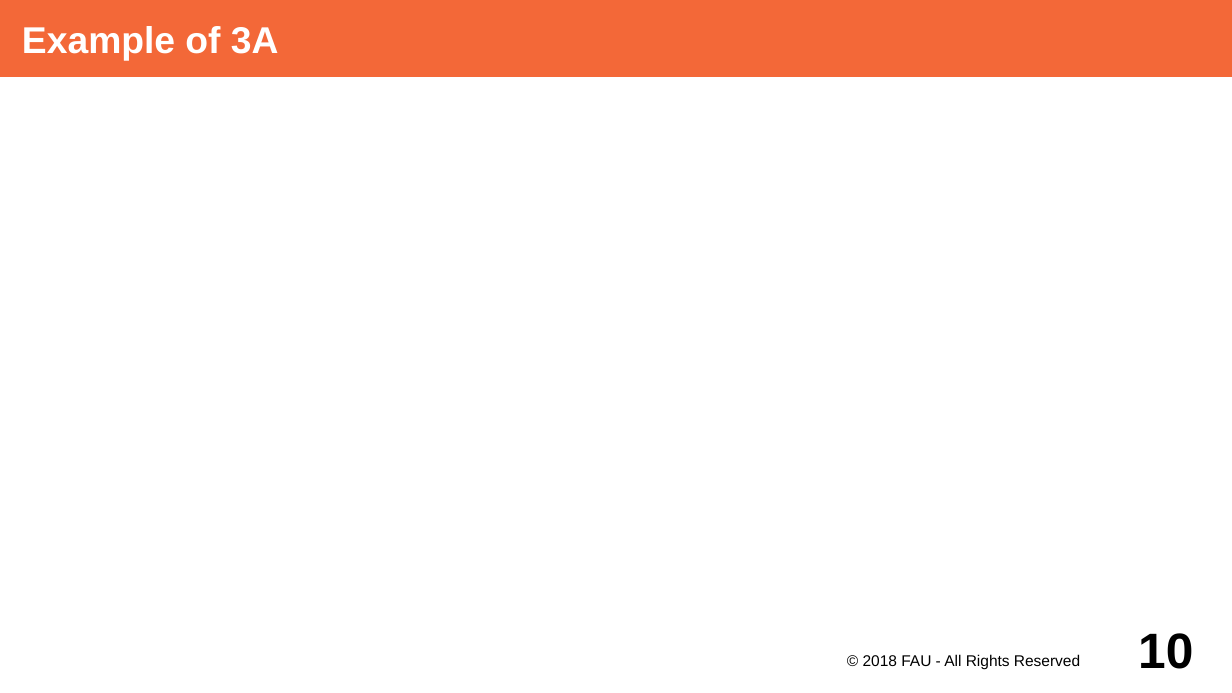
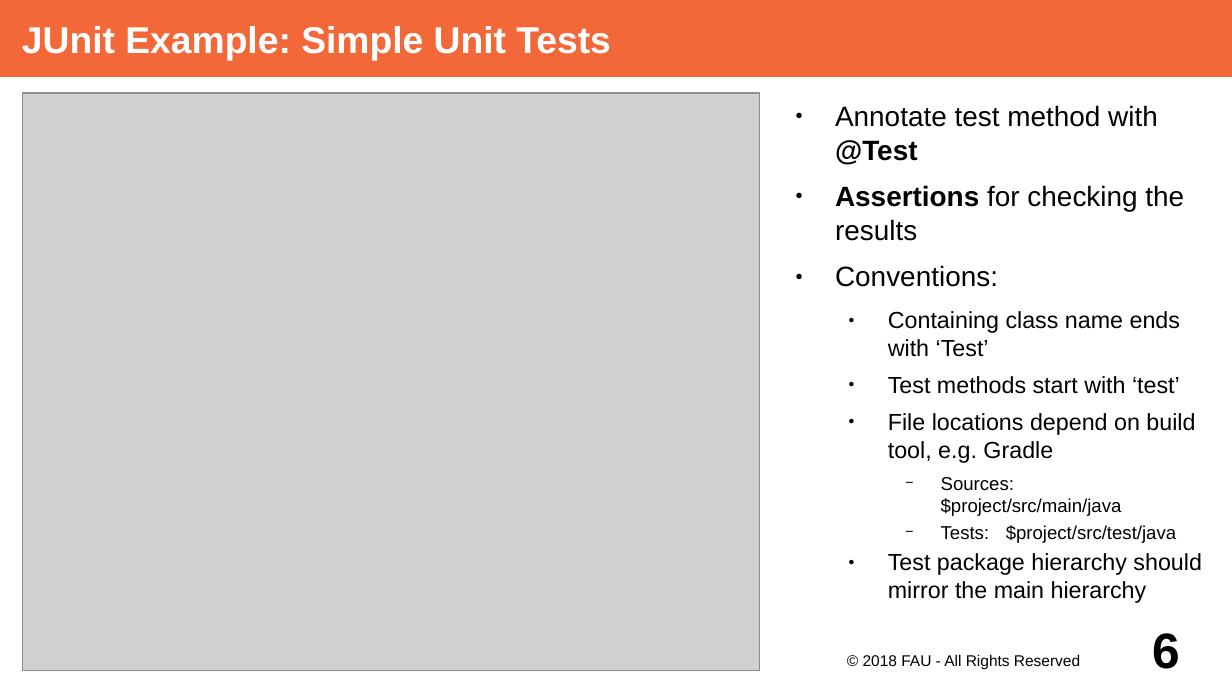
Before and after one commit to dirkriehle/adap-course, a slide deck: slide 6 of Lecture Slides/ADAP B02- Unit Testing with JUnit.odp (slide 10 before the commit). Drawn at 1232x693 pixels with LibreOffice and Linux fonts; fonts in the diff are those of the drawing; grey boxes stand for pictures. Boxes give left, top, right and bottom in pixels: in the first picture for what was removed or moved away, otherwise in the second. Text is boxed around its words. In the diff, an @@ line names an element or a change of style, - is before the commit and + after.

Commit message:
Static setup and teardown with JUnit

```diff
--- a/Lecture Slides/ADAP B02- Unit Testing with JUnit.odp
+++ b/Lecture Slides/ADAP B02- Unit Testing with JUnit.odp
@@ title at [22,26,611,61]: text changed @@
-Example of 3A
+JUnit Example: Simple Unit Tests
@@ picture added at [22,93,760,671] @@
@@ text added at [835,105,1202,603], 15 pt, text #000000 @@
+● Annotate test method with @Test
+● Assertions for checking the results
+● Conventions:
+  ● Containing class name ends with ‘Test’
+  ● Test methods start with ‘test’
+  ● File locations depend on build tool, e.g. Gradle
+    − Sources: $project/src/main/java
+    − Tests: $project/src/test/java
+  ● Test package hierarchy should mirror the main hierarchy
@@ page number at [1152,633,1180,669]: text changed @@
-10
+6
```
Also in this commit, not shown: 4 other slides changed, 2 slides removed, 3 other files.
